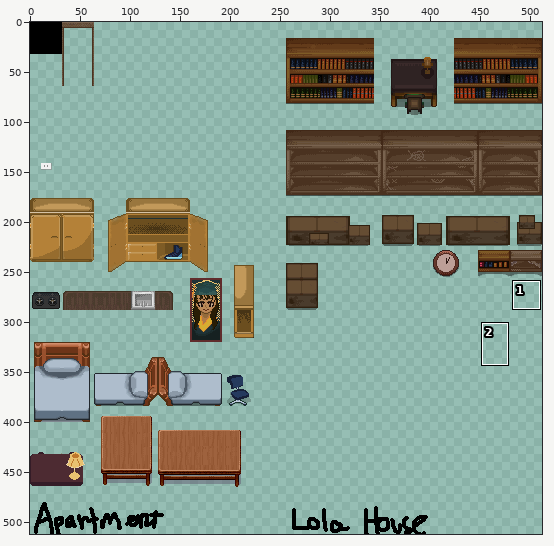
Sprite sheet -- LIT12Game/img/tilesets/LIT-Inside_B.png. The picture above shows the old version from afar; the outline marks the close-up.
Close-up. Before the commit:
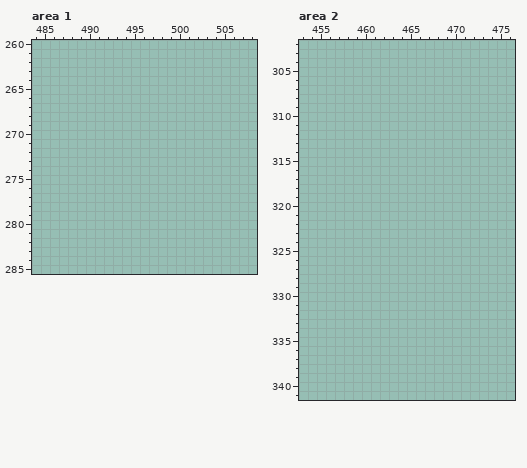
The file is 512x512 pixels. Pixels under 10% opacity are left out. Colours within 5 levels of each other are drawn and written as one. Shown: area 1: x 484..508, y 260..285; area 2: x 453..476, y 302..341. The commit also changed other parts of the picture, which this record leaves out.
The same view after the edit:
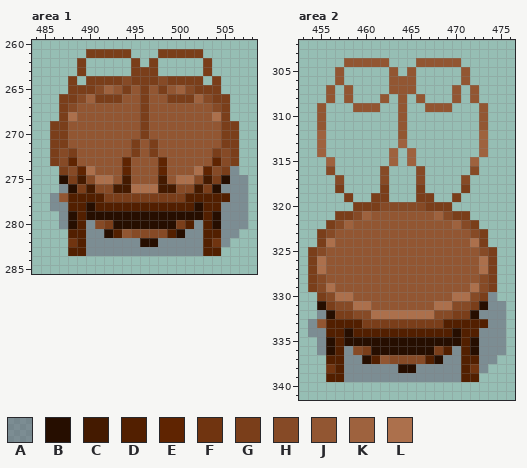
Palette (. is transparent): A #635c7380  B #260e00  C #441a00  D #521f00  E #5f2401  F #703410  G #7a3e1a  H #864a26  J #925632  K #9e623e  L #ac704c
What changed:
Changed rows in their new state; - is an unchanged pixel.
Area 1:
first column x 486:
261 ----GGGGG---GGGGG-----
262 ---G-----G-G-----G----
263 ---G-----GGG-----G----
264 --G-GGGGHGGGHGGGG-G---
265 --GGGHKJGJGJGJKHGGG---
266 -GGHKGGGJJGJJGGGKHGG--
267 -GHJJJJJJJGJJJJJJJHG--
268 -GLJJJJJJJGJJJJJJJLG--
269 GGJJJJJJJJGJJJJJJJJGG-
270 GGJJJJJJJJGJJJJJJJJGG-
271 GGJJJJJJJGJGJJJJJJJGG-
272 GHGJJJJJJGJGJJJJJJGHG-
273 GHEJJJJJEJJJEJJJJJEHG-
274 -GHELJJJEJJJEJJJLEHGA-
275 -BGCHLLJCJJJCJLLHCGBAA
276 -ABGCHHCCLLLCCHHCGBAAA
277 AJDDDDGGGGGGGGGDDDDDAA
278 AADDBDDDDDDDDDDDBDDAAA
279 -ABDBBBBBBBBBBBBBDBAAA
280 -ABDAHGBBBBBBBGDADBAAA
281 --DDAABDJHHHHDBAADDAA-
282 --FDAAAAAABBAAAAADFA--
283 --DDAAAAAAAAAAAAADD---
Area 2:
first column x 454:
304 ----JJJJJ---JJJJJ-----
305 ---J-----J-J-----J----
306 ---J-----JJJ-----J----
307 --J-J----JJJ----J-J---
308 --J-J---J-J-J---J-J---
309 -J---JJJ--J--JJJ---J--
310 -J--------J--------J--
311 -J--------J--------J--
312 -K--------J--------K--
313 -K--------K--------K--
314 -K-------K-K-------K--
315 --K------K-K------K---
316 --H-----H---H-----H---
317 ---H----H---H----H----
318 ---G----G---G----G----
319 ----G--GG---GG--G-----
320 -----GGGHHHHHGGG------
321 ---GGHKJJJJJJJKHGG----
322 --GHKJJJJJJJJJJJKHG---
323 -GHJJJJJJJJJJJJJJJHG--
324 -GLJJJJJJJJJJJJJJJLG--
325 GHJJJJJJJJJJJJJJJJJHG-
326 GLJJJJJJJJJJJJJJJJJLG-
327 GLJJJJJJJJJJJJJJJJJLG-
328 GHJJJJJJJJJJJJJJJJJHG-
329 GHLJJJJJJJJJJJJJJJLHG-
330 -GHLLJJJJJJJJJJJLLHGA-
331 -BGHHLLJJJJJJJLLHHGBAA
332 -ABGGHHLLLLLLLHHGGBAAA
333 AJDDDDGGGGGGGGGDDDDDAA
334 AADDBDDDDDDDDDDDBDDAAA
335 -ABDBBBBBBBBBBBBBDBAAA
336 -ABDAHGBBBBBBBGDADBAAA
337 --DDAABDJHHHHDBAADDAA-
338 --FDAAAAAABBAAAAADFA--
339 --DDAAAAAAAAAAAAADD---
Changed places in both close-ups, as pixel boxes (x1, y1, x2, y2):
added: (50, 49, 248, 256)
added: (308, 58, 506, 382)
